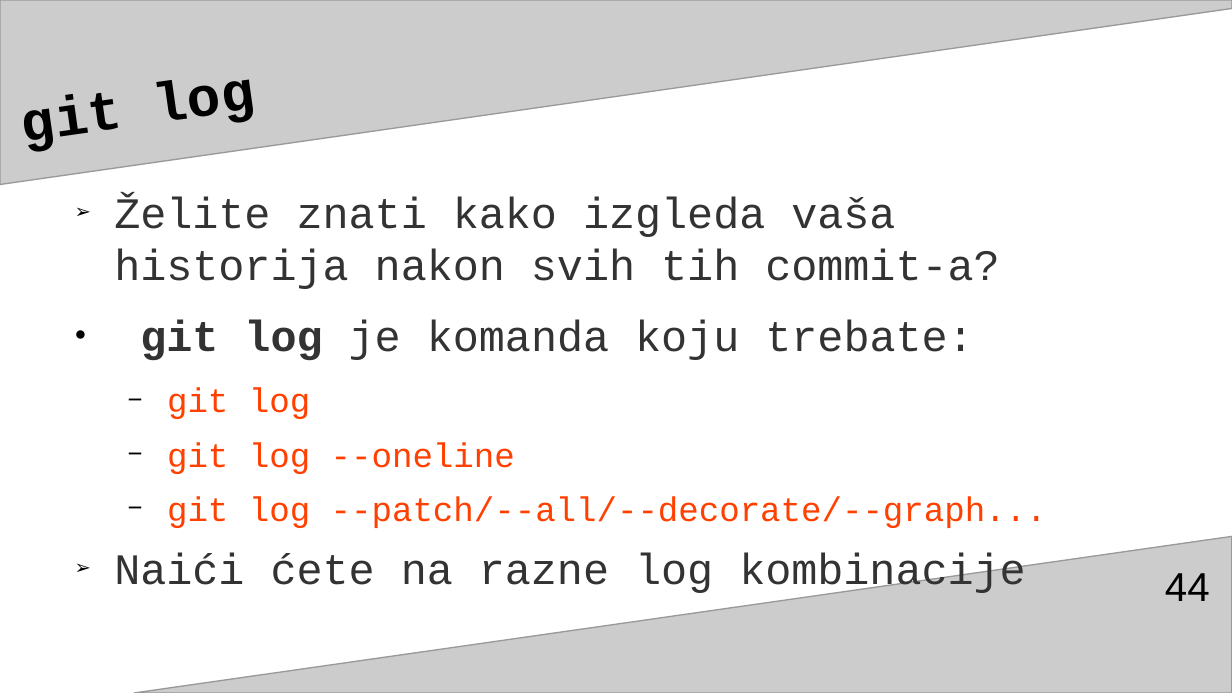
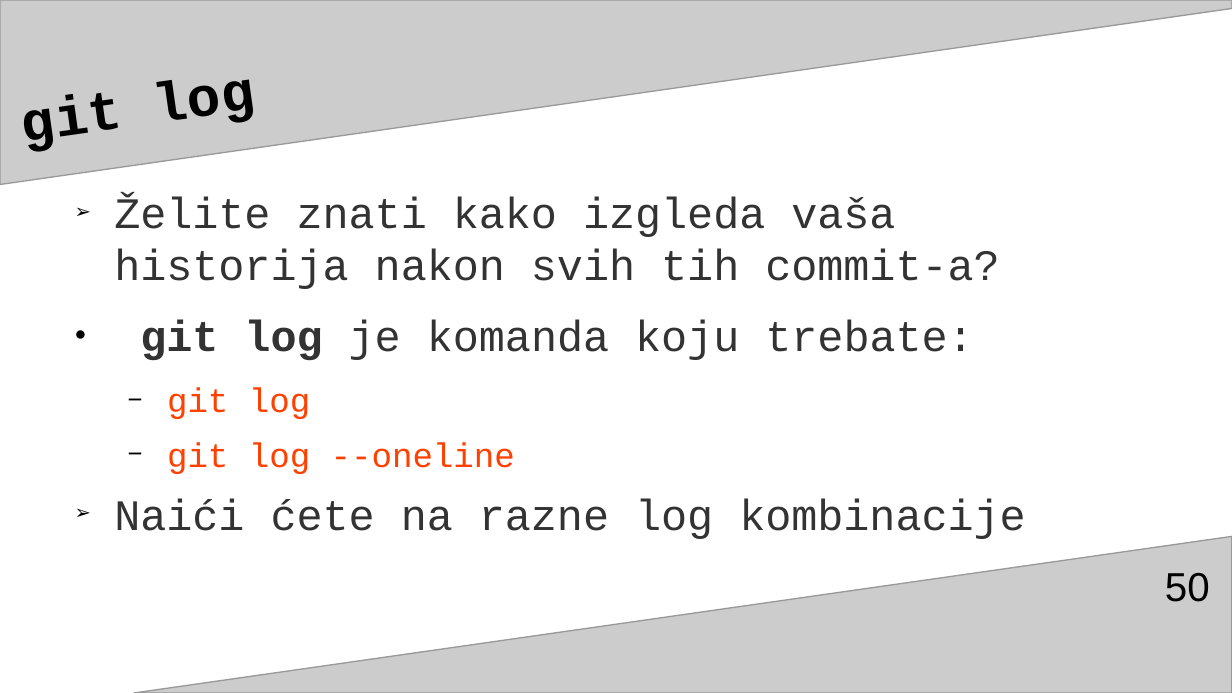
Before and after one commit to adnannukic/prezentacija-za-TSI, a slide deck: slide 50 of gitGitHubAdnanNukićPrez3.odp (slide 44 before the commit). Drawn at 1232x693 pixels with LibreOffice and Linux fonts; fonts in the diff are those of the drawing. Boxes give left, top, right and bottom in pixels: in the first picture for what was removed or moved away, otherwise in the second. Text is boxed around its words. In the diff, an @@ line names an element or a change of style, - is before the commit and + after.

```diff
--- a/gitGitHubAdnanNukićPrez3.odp
+++ b/gitGitHubAdnanNukićPrez3.odp
@@ text at <box>167,496,1047,528</box>: paragraph removed @@
-  − git log --patch/--all/--decorate/--graph...
@@ page number at <box>1165,573,1210,602</box>: text changed @@
-44
+50
```
Also in this commit, not shown: 11 other slides changed, 4 slides added, 3 slides removed.
